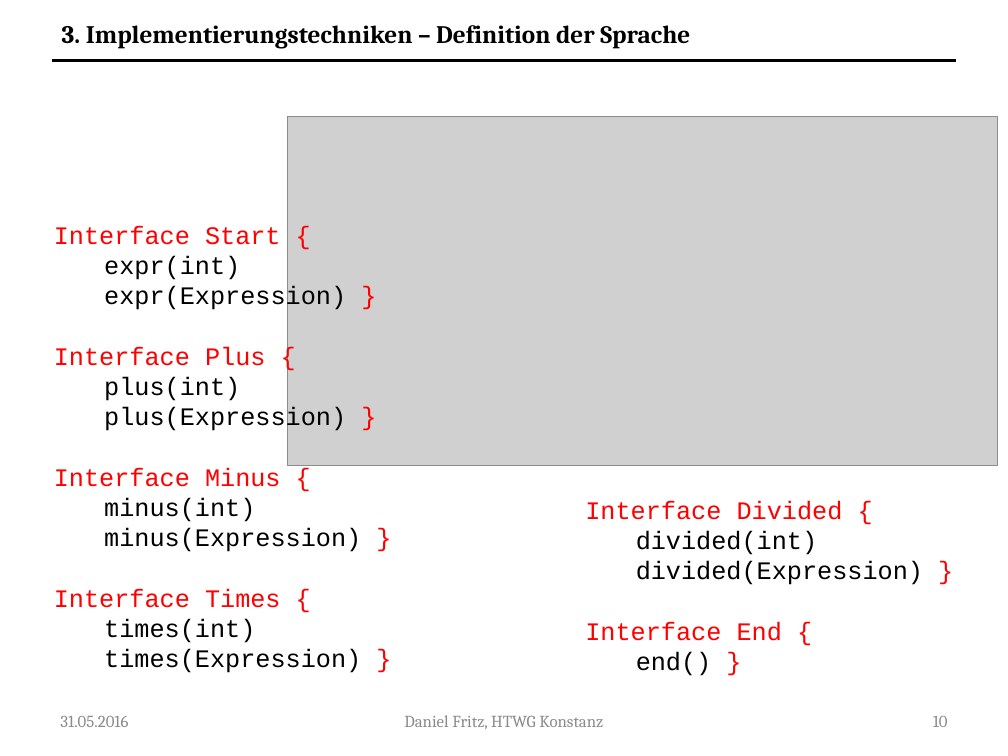
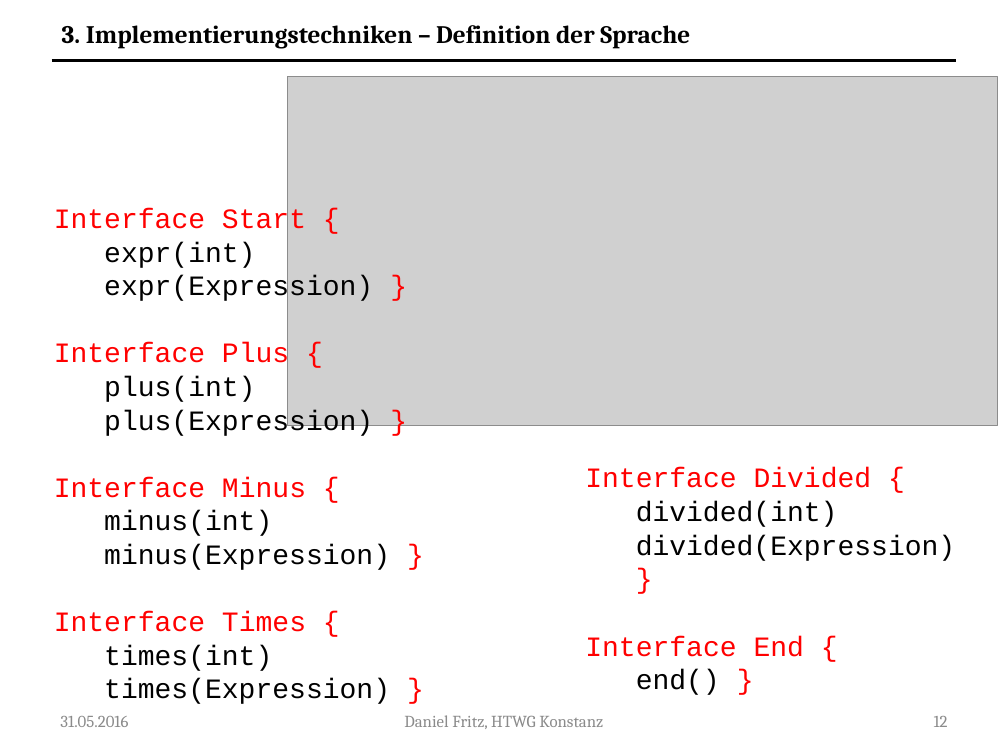
Before and after one commit to Guldenbart/MA, a slide deck: slide 12 of ppt/MA_neu.pptx (slide 10 before the commit). Drawn at 1008x756 pixels with LibreOffice and Linux fonts; fonts in the diff are those of the drawing; grey boxes stand for pictures. Boxes give left, top, right and bottom in pixels: in the first picture for what was removed or moved away, otherwise in the second. Text is boxed around its words. In the diff, an @@ line names an element or a change of style, - is before the commit and + after.

```diff
--- a/ppt/MA_neu.pptx
+++ b/ppt/MA_neu.pptx
@@ picture: place and size @@
-picture at (287,117,997,466)
+picture at (287,77,997,425)
@@ text "Interface Start {": place and size @@
-text "Interface Start {" at (54,225,361,673)
+text "Interface Start {" at (54,208,390,704)
@@ text "Interface Start {" at (54,208,390,704): size 18 to 20 pt @@
@@ text "Interface Divided {" at (585,468,956,695): size 18 to 20 pt @@
@@ text "Interface Divided {": place and size @@
-text "Interface Divided {" at (585,500,923,676)
+text "Interface Divided {" at (585,468,956,695)
@@ page number at (934,716,948,727): text changed @@
-10
+12
```
Also in this commit, not shown: 25 other slides changed, 16 slides added, 1 other file.
